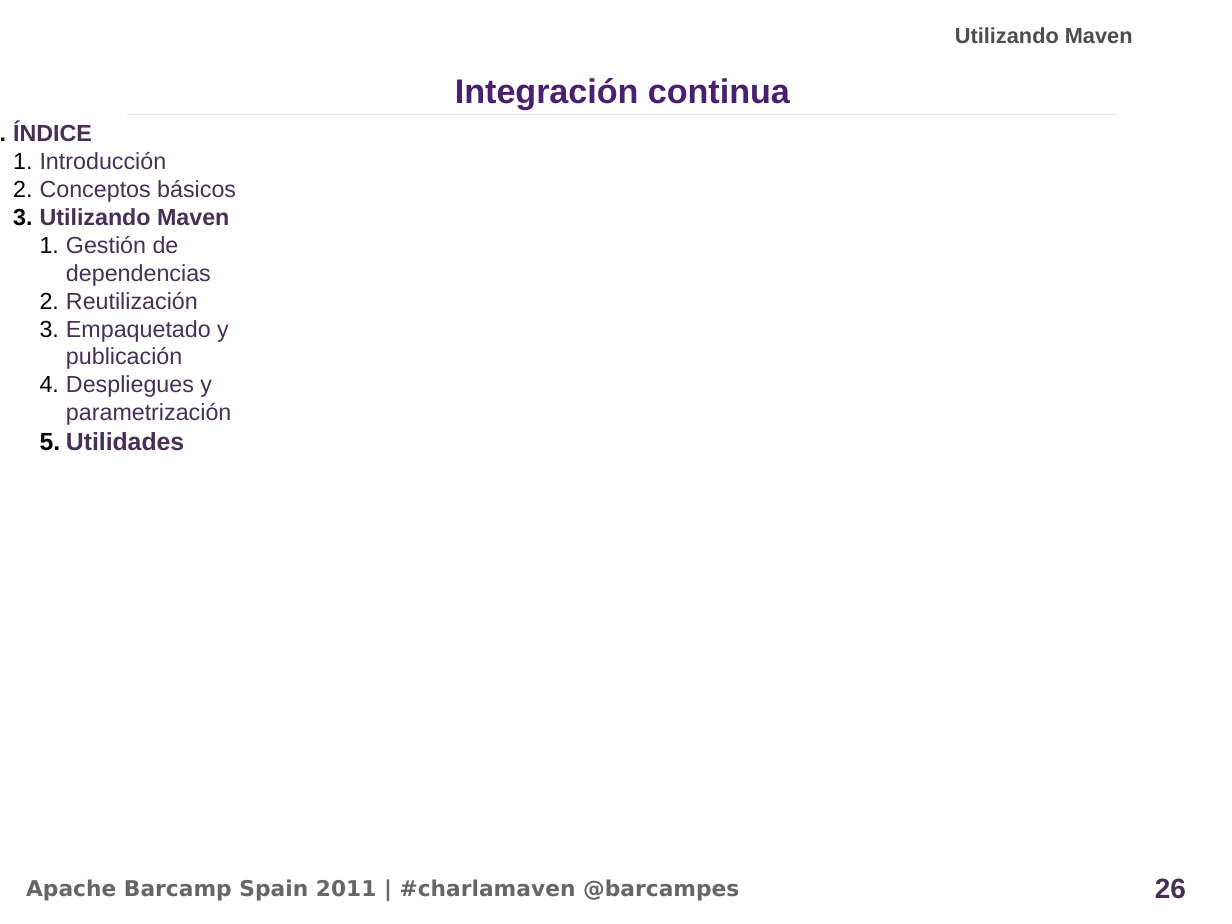
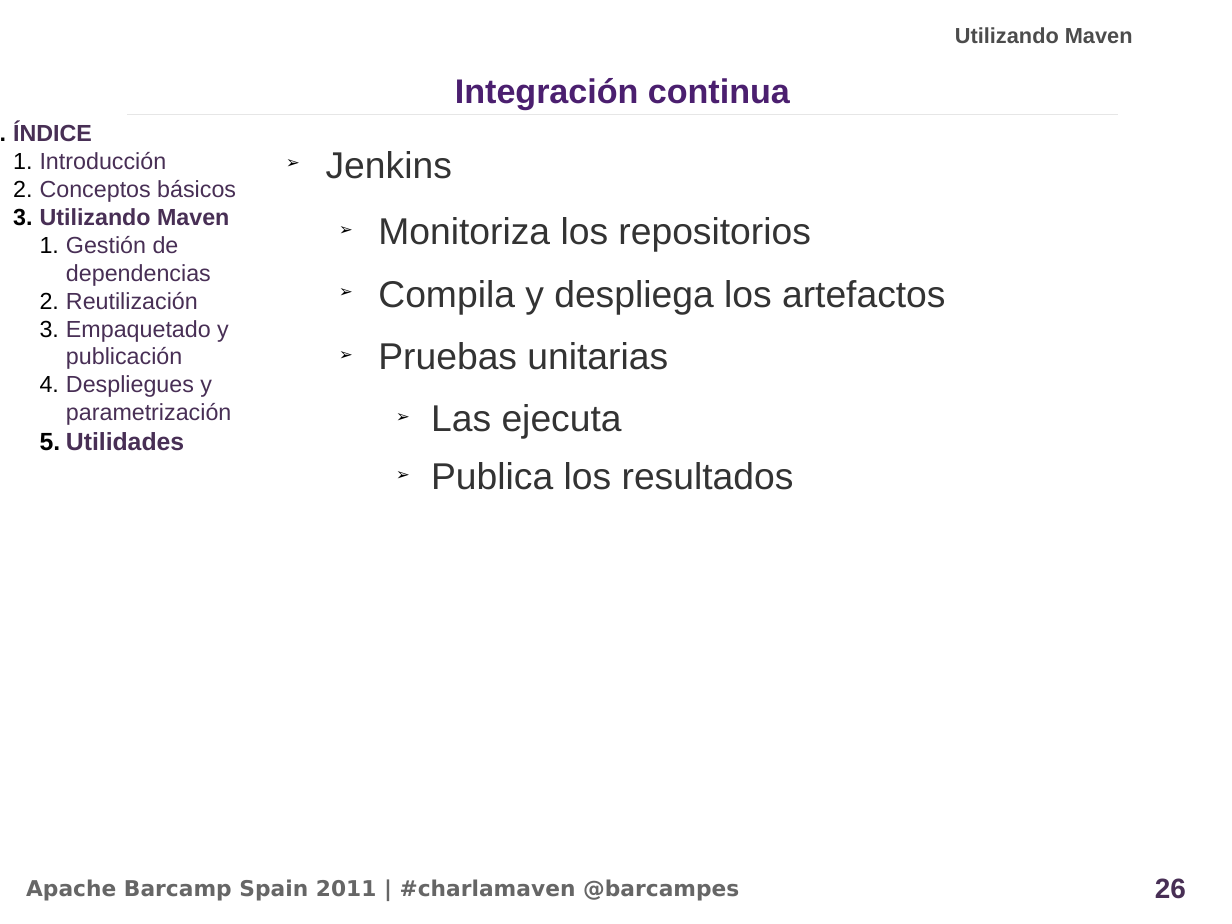
Before and after one commit to alediator/barcamp-maven, a slide deck: slide 26 of doc/slideshare_introduccion.odp. Drawn at 1232x924 pixels with LibreOffice and Linux fonts; fonts in the diff are those of the drawing; background and template pictures are left out. Boxes give left, top, right and bottom in pixels: in the first picture for what was removed or moved away, otherwise in the second. Text is boxed around its words. In the diff, an @@ line names an element or a change of style, - is before the commit and + after.

Commit message:
Version definitiva

```diff
--- a/doc/slideshare_introduccion.odp
+++ b/doc/slideshare_introduccion.odp
@@ text added at (x1=326, y1=151, x2=946, y2=490), 24 pt, text #333333 @@
+➢ Jenkins
+  ➢ Monitoriza los repositorios
+  ➢ Compila y despliega los artefactos
+  ➢ Pruebas unitarias
+    ➢ Las ejecuta
+    ➢ Publica los resultados
```
